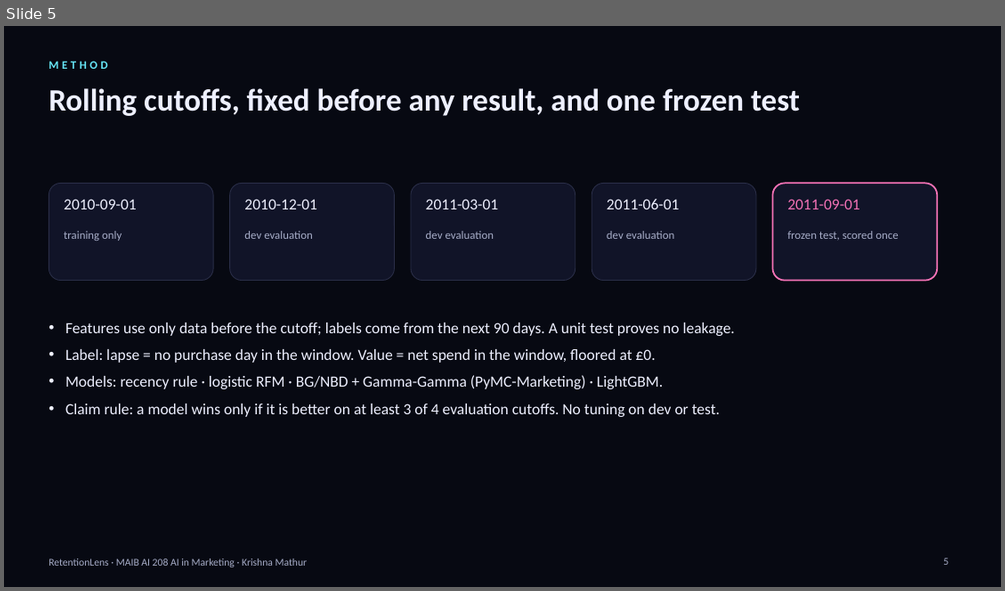
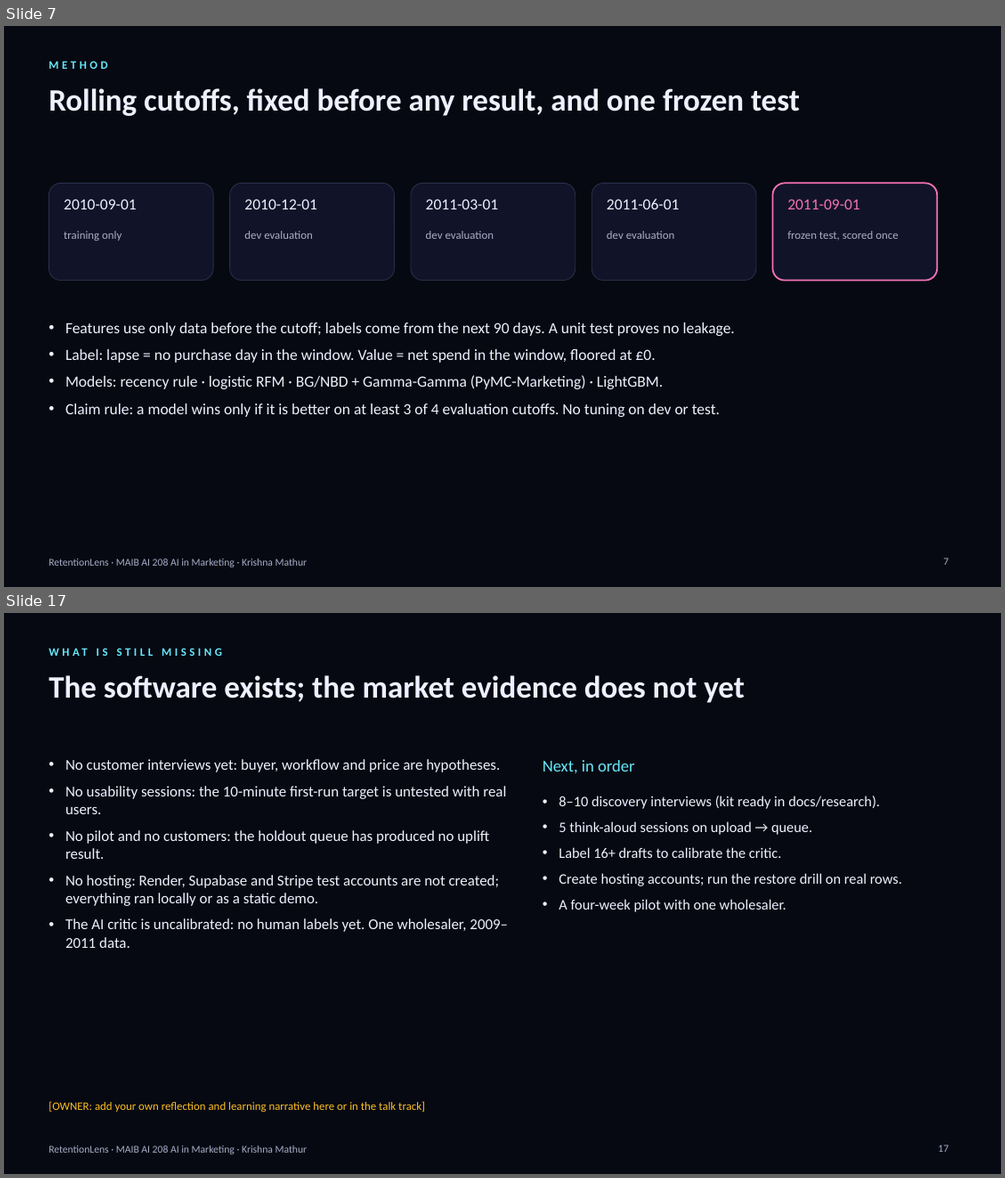
Before and after one commit to krish2105/Retention-Lens-AI-in-Marketing-, a slide deck: submissions/RetentionLens_Presentation.pptx. Shown one above the other, each under a label of ours: slide 5 before the commit, slides 7 and 17 after it; the slides between them are not shown. The pictures are 1005x591 and 1005x1178 pixels, drawn with LibreOffice and Linux fonts; fonts in the diff are those of the drawing; background and template pictures are left out. Boxes give left, top, right and bottom in pixels: in the first picture for what was removed or moved away, otherwise in the second. Text is boxed around its words. In the diff, an @@ line names an element or a change of style, - is before the commit and + after.

Commit message:
docs(submission): refresh screenshots, 18-slide deck and 17-page report with R2–R5b, SaaS foundations and what is still missing

```diff
--- a/submissions/RetentionLens_Presentation.pptx
+++ b/submissions/RetentionLens_Presentation.pptx
@@ slide 17 added at box(4, 613, 1001, 1174), background picture (left out); not listed: 1 template element that a slide beside it also shows @@
@@ text added at box(48, 644, 797, 666), 11 pt, text #67E8F9, bold @@
+WHAT IS STILL MISSING
@@ text added at box(48, 675, 744, 703), 30 pt, text #EEF0FF, bold @@
+The software exists; the market evidence does not yet
@@ text added at box(65, 759, 508, 948), 14.5 pt, text #EEF0FF @@
+• No customer interviews yet: buyer, workflow and price are hypotheses.
+• No usability sessions: the 10-minute first-run target is untested with real users.
+• No pilot and no customers: the holdout queue has produced no uplift result.
+• No hosting: Render, Supabase and Stripe test accounts are not created; everything ran locally or as a static demo.
+• The AI critic is uncalibrated: no human labels yet. One wholesaler, 2009–2011 data.
@@ text added at box(542, 760, 635, 773), 16 pt, text #67E8F9 @@
+Next, in order
@@ text added at box(558, 795, 902, 912), 14 pt, text #EEF0FF @@
+• 8–10 discovery interviews (kit ready in docs/research).
+• 5 think-aloud sessions on upload → queue.
+• Label 16+ drafts to calibrate the critic.
+• Create hosting accounts; run the restore drill on real rows.
+• A four-week pilot with one wholesaler.
@@ text added at box(48, 1101, 425, 1112), 11 pt, text #FBBF24 @@
+[OWNER: add your own reflection and learning narrative here or in the talk track]
@@ page number added at box(938, 1144, 948, 1151), 10 pt, text #A7ADC8 @@
+17
@@ what was slide 5 is now slide 7 @@
@@ page number at box(943, 557, 948, 564): text changed @@
-5
+7
```
Also in this commit, not shown: 7 slides changed, 5 other slides added, 2 slides removed, 35 other files.
